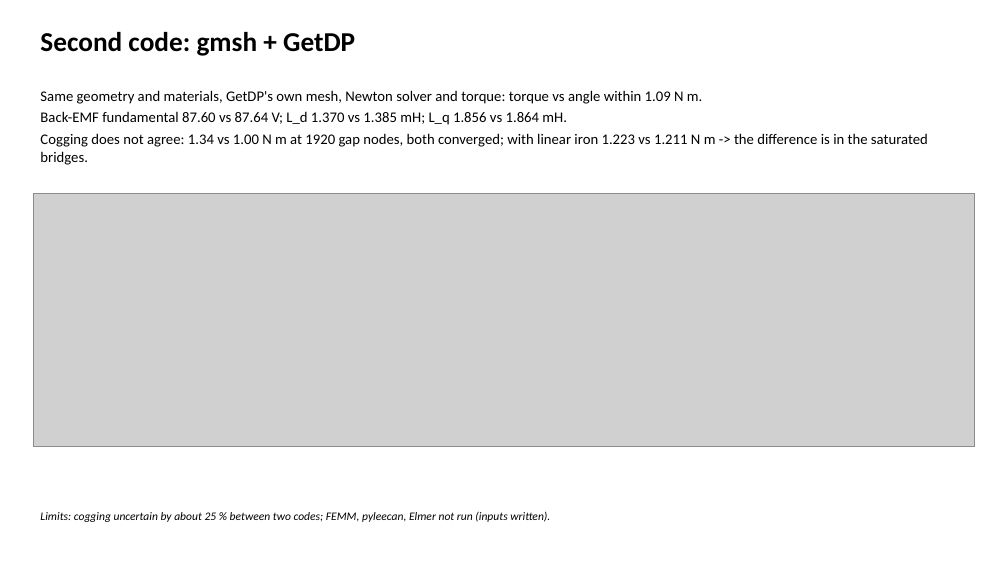
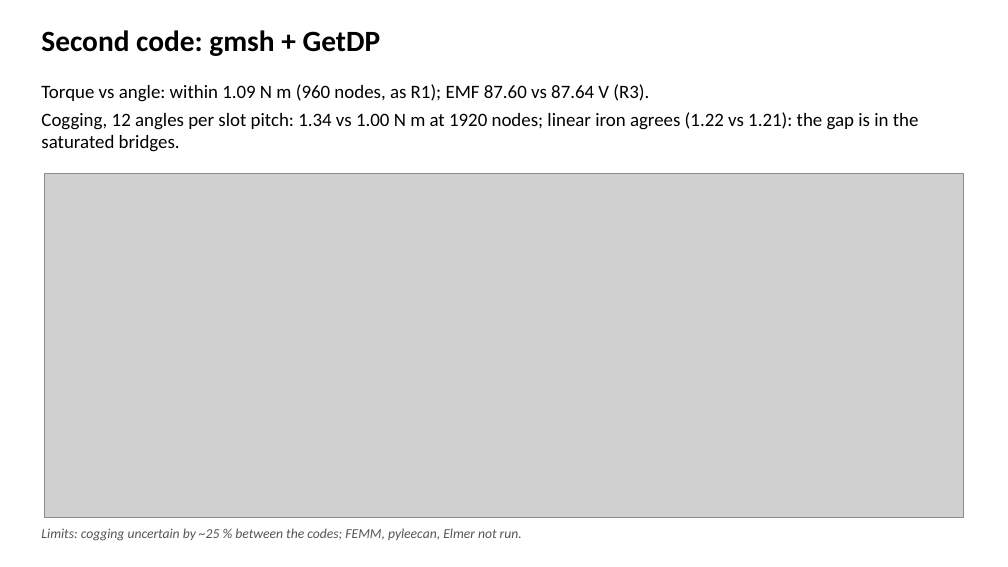
Before and after one commit to F123Dash/PINNeAPPle, a slide deck: slide 4 of examples/electrodynamics/results/18_emachine_slides.pptx (slide 3 before the commit). Drawn at 1008x567 pixels with LibreOffice and Linux fonts; fonts in the diff are those of the drawing; grey boxes stand for pictures. Boxes give left, top, right and bottom in pixels: in the first picture for what was removed or moved away, otherwise in the second. Text is boxed around its words. In the diff, an @@ line names an element or a change of style, - is before the commit and + after.

```diff
--- a/examples/electrodynamics/results/18_emachine_slides.pptx
+++ b/examples/electrodynamics/results/18_emachine_slides.pptx
@@ text "Second code: gmsh + GetDP" at (41,30,381,56): size 26 to 28 pt; more space between paragraphs @@
@@ text at (41,84,919,152): text changed; size 14 to 18 pt @@
-Same geometry and materials, GetDP's own mesh, Newton solver and torque: torque vs angle within 1.09 N m.
-Back-EMF fundamental 87.60 vs 87.64 V; L_d 1.370 vs 1.385 mH; L_q 1.856 vs 1.864 mH.
-Cogging does not agree: 1.34 vs 1.00 N m at 1920 gap nodes, both converged; with linear iron 1.223 vs 1.211 N m -> the difference is in the saturated bridges.
+Torque vs angle: within 1.09 N m (960 nodes, as R1); EMF 87.60 vs 87.64 V (R3).
+Cogging, 12 angles per slot pitch: 1.34 vs 1.00 N m at 1920 nodes; linear iron agrees (1.22 vs 1.21): the gap is in the saturated bridges.
@@ picture: place and size @@
-picture at (33,194,975,447)
+picture at (44,174,964,518)
@@ text at (41,528,522,541): text changed; size 11 to 13 pt; text colour #000000 to #555555 @@
-Limits: cogging uncertain by about 25 % between two codes; FEMM, pyleecan, Elmer not run (inputs written).
+Limits: cogging uncertain by ~25 % between the codes; FEMM, pyleecan, Elmer not run.
```
Also in this commit, not shown: 8 other slides changed, 3 slides added, 2 slides removed, 3 other files.
